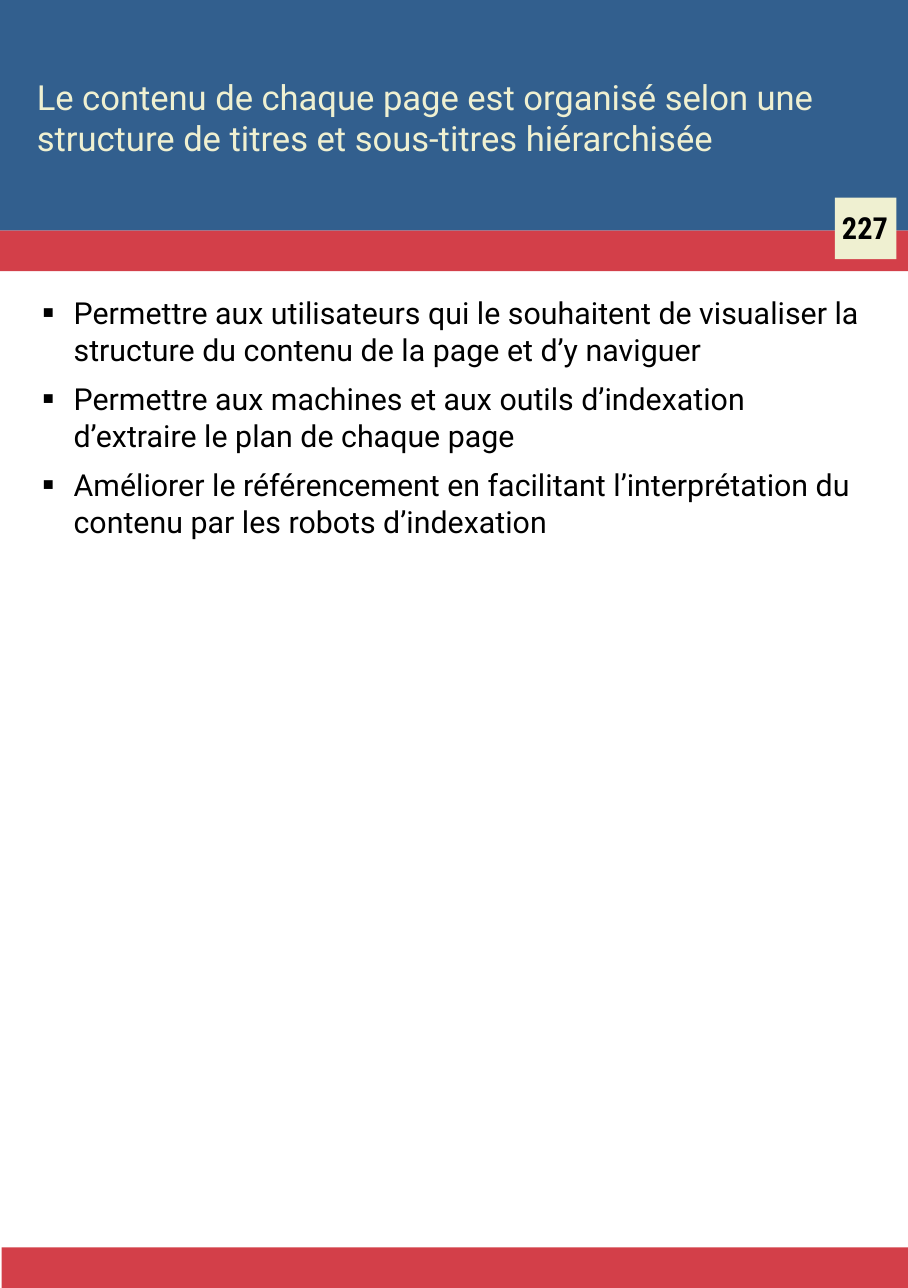
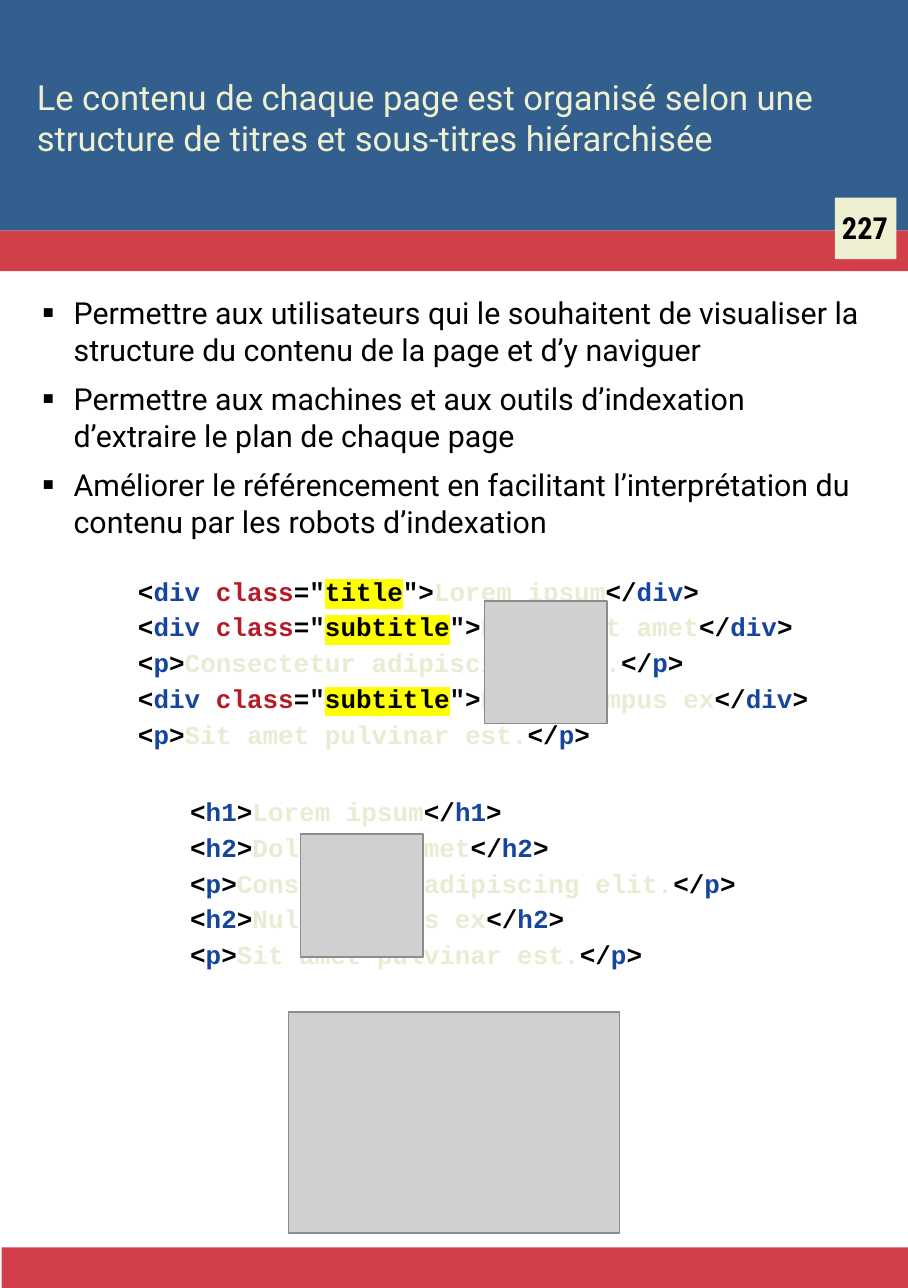
Before and after one commit to Zigazou/bonnes-pratiques-illustrees, a slide deck: slide 243 of bonnes-pratiques.odp. Drawn at 908x1288 pixels with LibreOffice and Linux fonts; fonts in the diff are those of the drawing; grey boxes stand for pictures. Boxes give left, top, right and bottom in pixels: in the first picture for what was removed or moved away, otherwise in the second. Text is boxed around its words. In the diff, an @@ line names an element or a change of style, - is before the commit and + after.

```diff
--- a/bonnes-pratiques.odp
+++ b/bonnes-pratiques.odp
@@ text added at [138,582,808,750], 12 pt, text #EBEBD3, bold @@
+<div class="title">Lorem ipsum</div>
+<div class="subtitle">Dolor sit amet</div>
+<p>Consectetur adipiscing elit.</p>
+<div class="subtitle">Nulla tempus ex</div>
+<p>Sit amet pulvinar est.</p>
@@ picture added at [484,601,607,724] @@
@@ text added at [190,802,736,972], 12 pt, text #EBEBD3, bold @@
+<h1>Lorem ipsum</h1>
+<h2>Dolor sit amet</h2>
+<p>Consectetur adipiscing elit.</p>
+<h2>Nulla tempus ex</h2>
+<p>Sit amet pulvinar est.</p>
@@ picture added at [301,833,424,956] @@
@@ picture added at [288,1012,620,1234] @@
```
Also in this commit, not shown: 5 other files.
